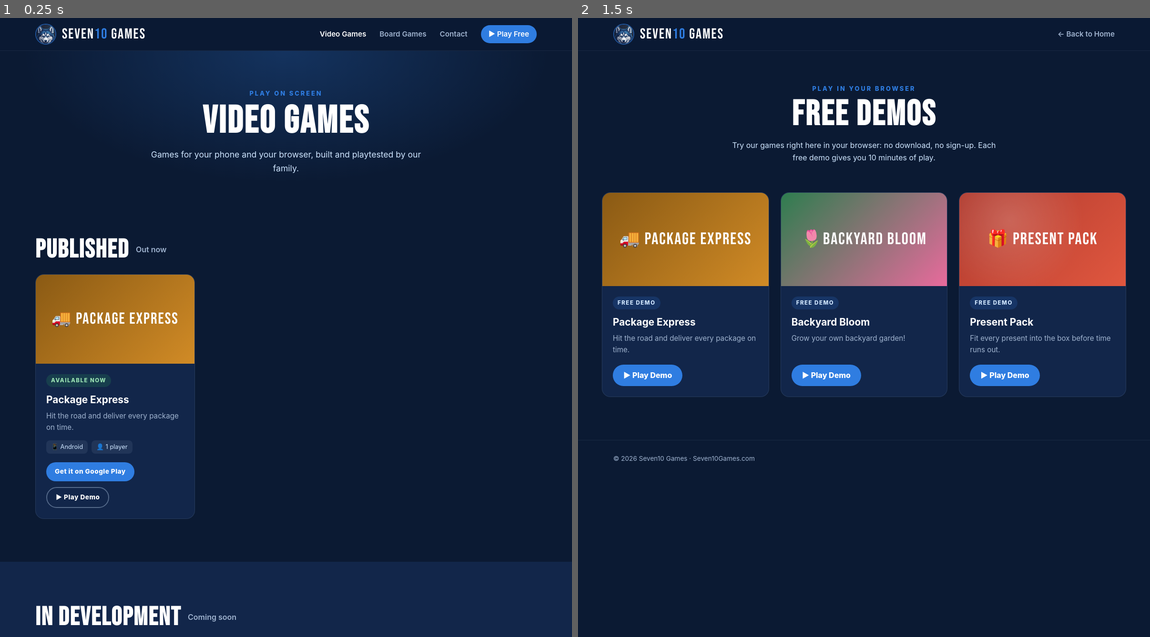
Above: before the commit, frames 1-2 (left to right).
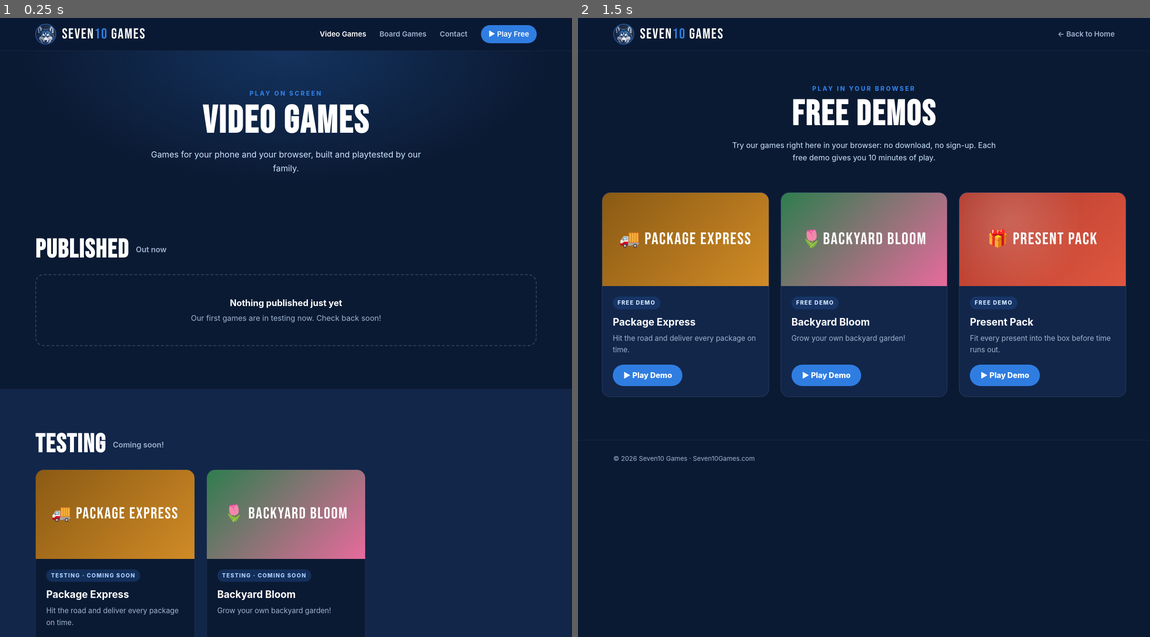
Above: after the commit, the same moments.

Repository: Seven10Games/Seven10Games.com
Game: browser game, page video-games/index.html
The game is run twice, just before and just after one commit, with the same random seed, the same clock (stepped at 60 frames per second) and the same inputs.
Inputs:
- Up to frame 1 (0.25 s): no input
- Up to frame 2 (1.5 s): click "▶ Play Free" at 0.27 s

The runs differ from the first frame. In frame 1, 14% of the frame differs, in the area x 6-94%, y 41-99%; in frame 2, nothing differs.

Commit message:
Add files via upload

Diff:
--- a/video-games/index.html
+++ b/video-games/index.html
@@ -37,23 +37,45 @@
 </div>
 
 <!-- ============ PUBLISHED ============
-     Games that are out now. To add one, copy a whole <div class="card"> ... </div> block. -->
+     Games that are out now. When a game is published, move its card here
+     and change its tag to: <div class="tag published">Available Now</div> -->
 <section>
   <div class="wrap">
     <div class="section-label"><h2>Published</h2><span class="count">Out now</span></div>
+    <!-- Delete this "empty" box once the first game is published, and put a <div class="grid"> with the cards here -->
+    <div class="empty">
+      <b>Nothing published just yet</b>
+      Our first games are in testing now. Check back soon!
+    </div>
+  </div>
+</section>
+
+<!-- ============ TESTING ============ -->
+<section class="alt">
+  <div class="wrap">
+    <div class="section-label"><h2>Testing</h2><span class="count">Coming soon!</span></div>
     <div class="grid">
 
       <div class="card">
         <div class="thumb" style="background:linear-gradient(135deg,#8a5a14,#d18b26)">🚚 PACKAGE EXPRESS</div>
         <div class="card-body">
-          <div class="tag published">Available Now</div>
+          <div class="tag testing">Testing · Coming Soon</div>
           <h3>Package Express</h3>
           <p>Hit the road and deliver every package on time.</p>
-          <div class="meta"><span>📱 Android</span><span>👤 1 player</span></div>
           <div class="btn-row">
-            <!-- Paste the real Google Play link in place of the # below -->
-            <a class="btn btn-primary btn-sm" href="#" target="_blank" rel="noopener">Get it on Google Play</a>
-            <a class="btn btn-ghost btn-sm" href="/play/package-express/">▶ Play Demo</a>
+            <a class="btn btn-primary btn-sm" href="/play/package-express/">▶ Play Demo</a>
+          </div>
+        </div>
+      </div>
+
+      <div class="card">
+        <div class="thumb" style="background:linear-gradient(135deg,#2e7d4f,#e86a9c)">🌷 BACKYARD BLOOM</div>
+        <div class="card-body">
+          <div class="tag testing">Testing · Coming Soon</div>
+          <h3>Backyard Bloom</h3>
+          <p>Grow your own backyard garden!</p>
+          <div class="btn-row">
+            <a class="btn btn-primary btn-sm" href="/play/Backyard%20bloom/">▶ Play Demo</a>
           </div>
         </div>
       </div>
@@ -63,9 +85,9 @@
 </section>
 
 <!-- ============ IN DEVELOPMENT ============ -->
-<section class="alt">
+<section>
   <div class="wrap">
-    <div class="section-label"><h2>In Development</h2><span class="count">Coming soon</span></div>
+    <div class="section-label"><h2>In Development</h2><span class="count">Being built now</span></div>
     <div class="grid">
 
       <div class="card">
@@ -73,23 +95,9 @@
         <div class="card-body">
           <div class="tag dev">In Development</div>
           <h3>Present Pack</h3>
-          <p>Fit every present into the box before time runs out.</p>
-          <div class="meta"><span>📱 Android</span><span>🧩 Puzzle</span></div>
+          <p>Complete the boxes of presents and ship them out!</p>
           <div class="btn-row">
             <a class="btn btn-ghost btn-sm" href="/play/present-pack/">▶ Play Demo</a>
-          </div>
-        </div>
-      </div>
-
-      <div class="card">
-        <div class="thumb" style="background:linear-gradient(135deg,#2e7d4f,#e86a9c)">🌷 BACKYARD BLOOM</div>
-        <div class="card-body">
-          <div class="tag dev">In Development</div>
-          <h3>Backyard Bloom</h3>
-          <p>Grow your own backyard garden!</p>
-          <div class="meta"><span>🌱 Cozy</span></div>
-          <div class="btn-row">
-            <a class="btn btn-ghost btn-sm" href="/play/Backyard%20bloom/">▶ Play Demo</a>
           </div>
         </div>
       </div>
@@ -99,8 +107,17 @@
         <div class="card-body">
           <div class="tag dev">In Development</div>
           <h3>American Football</h3>
-          <p>Classic 2D, retro-style football action. Call the play, break the tackle, take it to the house.</p>
-          <div class="meta"><span>🏈 Sports</span><span>🕹️ Retro</span></div>
+          <p>It is American football at its finest.</p>
+        </div>
+      </div>
+
+      <div class="card">
+        <div class="thumb" style="background:linear-gradient(135deg,#1d3f8f 0%,#1d3f8f 50%,#a3262a 50%,#a3262a 100%)">🚩 FLAGFALL</div>
+        <div class="card-body">
+          <div class="tag dev">In Development</div>
+          <h3>Flagfall</h3>
+          <p>3D Capture the Flag. Play a variety of maps with 5 to 12 people and go find the opponent’s flag.</p>
+          <div class="meta"><span>👥 5–12 players</span><span>🗺️ Multiple maps</span></div>
         </div>
       </div>
 
